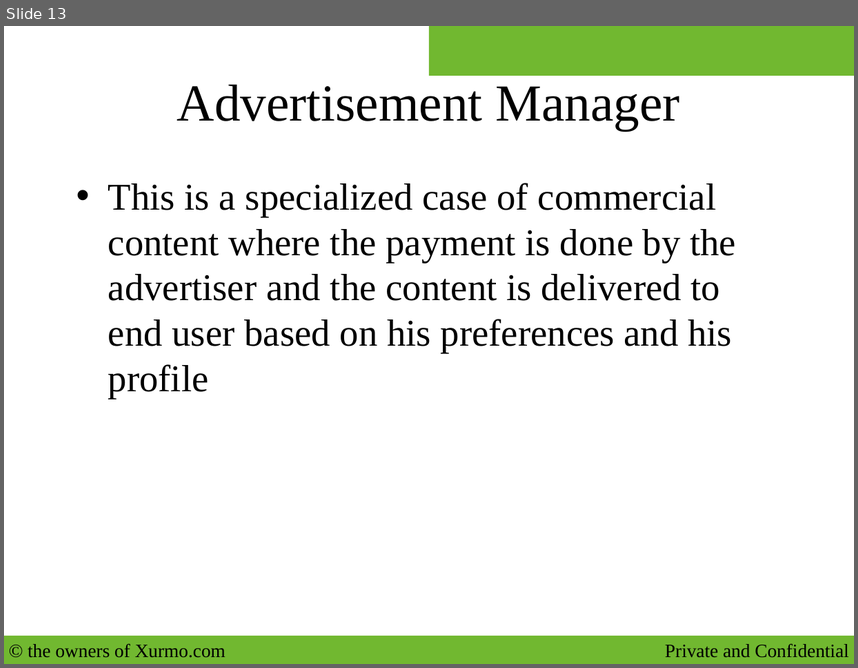
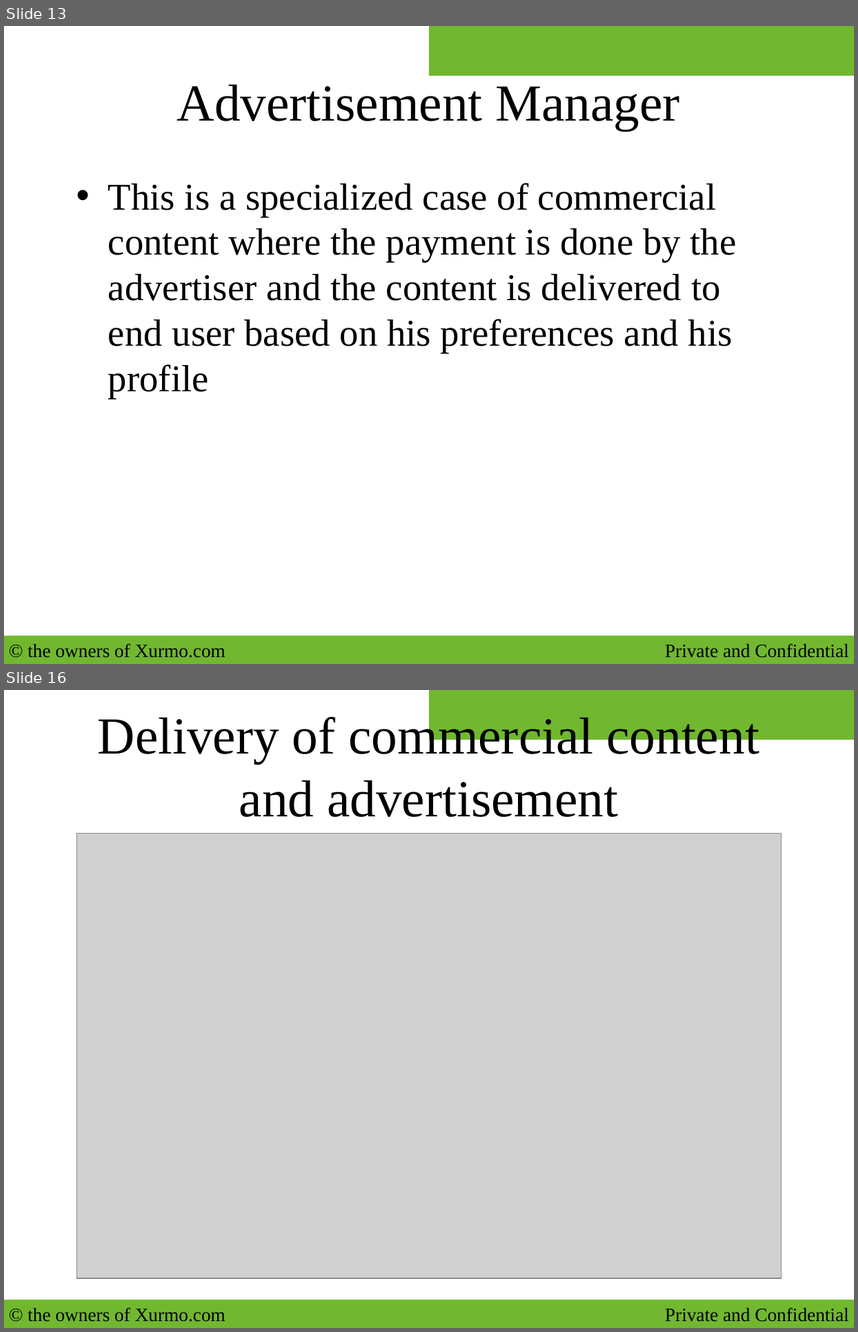
Before and after one commit to vavasthi/xurmo, a slide deck: XurmoDocs/TechDocs/xurmo-arch.ppt. Shown one above the other, each under a label of ours: slide 13 before the commit, slides 13 and 16 after it; the slides between them are not shown. The pictures are 858x668 and 858x1332 pixels, drawn with LibreOffice and Linux fonts; fonts in the diff are those of the drawing; grey boxes stand for pictures; background and template pictures are left out. Boxes give left, top, right and bottom in pixels: in the first picture for what was removed or moved away, otherwise in the second. Text is boxed around its words. In the diff, an @@ line names an element or a change of style, - is before the commit and + after.

Commit message:
Modified the presentation

```diff
--- a/XurmoDocs/TechDocs/xurmo-arch.ppt
+++ b/XurmoDocs/TechDocs/xurmo-arch.ppt
@@ slide 16 added at bbox=[4, 690, 854, 1328], background #FFFFFF; not listed: 2 template elements that a slide beside it also shows @@
@@ title added at bbox=[98, 713, 759, 817], 44 pt, text #000000 @@
+Delivery of commercial content and advertisement
@@ picture added at bbox=[76, 833, 781, 1277] @@
```
Also in this commit, not shown: 1 slide changed, 4 other slides added, 1 slide removed.
